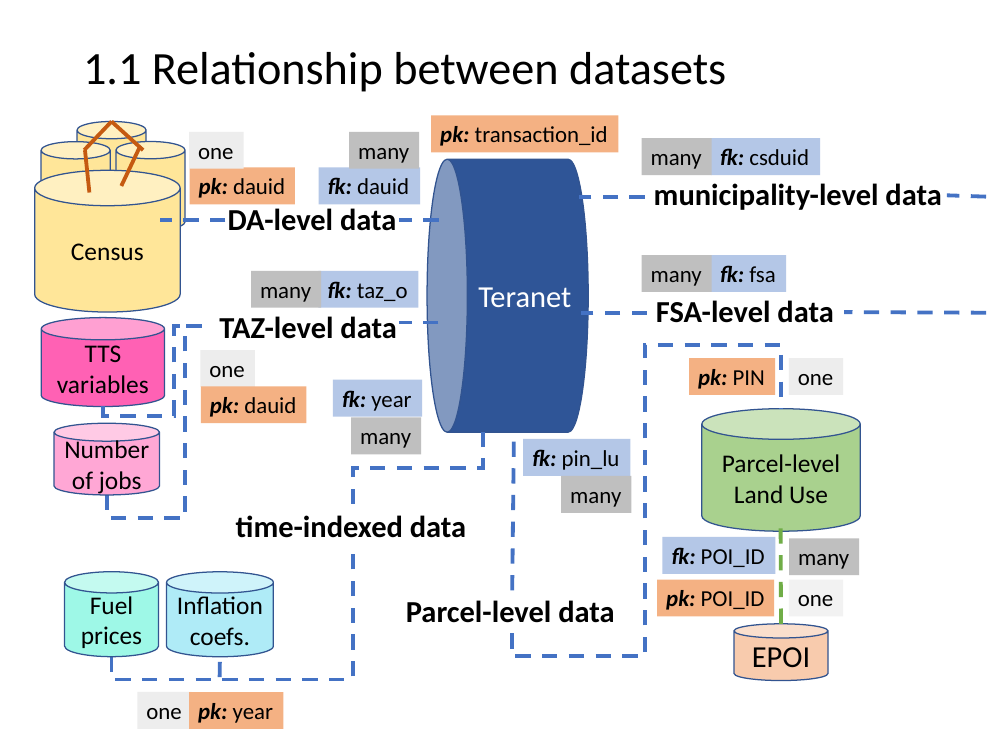
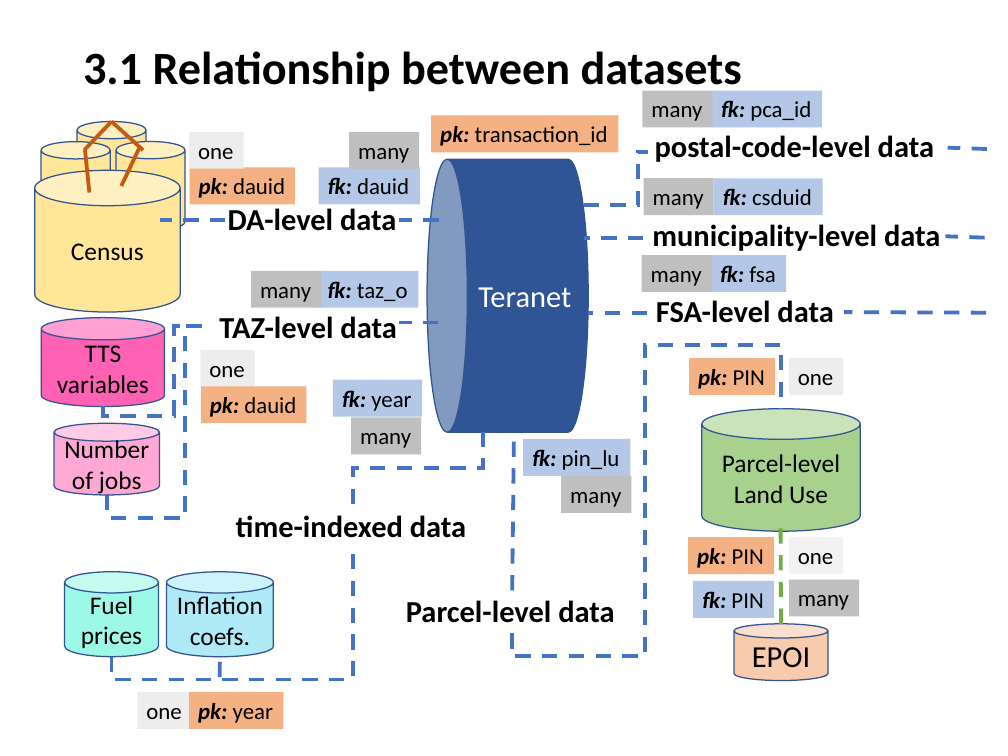
Before and after one commit to stepan-o/thesis, a slide deck: slide 10 of presentations/rdbms_design.pptx (slide 3 before the commit). Drawn at 1008x756 pixels with LibreOffice and Linux fonts; fonts in the diff are those of the drawing. Boxes give left, top, right and bottom in pixels: in the first picture for what was removed or moved away, otherwise in the second. Text is boxed around its words. In the diff, an @@ line names an element or a change of style, - is before the commit and + after.

Commit message:
update presentation with data flows and ER diagrams

```diff
--- a/presentations/rdbms_design.pptx
+++ b/presentations/rdbms_design.pptx
@@ text at (83,51,742,95): text changed; bold on @@
-1.1 Relationship between datasets
+3.1 Relationship between datasets
@@ rectangle "many": place and size @@
-rectangle "many" at (642,138,713,175)
+rectangle "many" at (643,91,713,127)
@@ rectangle "fk: pca_id": place and size @@
-rectangle "fk: pca_id" at (662,537,776,574)
+rectangle "fk: pca_id" at (713,91,823,127)
@@ text in rectangle at (721,100,811,121): text changed @@
-fk: POI_ID
+fk: pca_id
@@ text at (655,135,934,162): text changed @@
-municipality-level data
+postal-code-level data
@@ line moved from (986, 197) - (948, 196) to (987, 149) - (949, 147) @@
@@ elbow line added from (584, 206) to (649, 152), #4472C4 3 pt dashed @@
@@ rectangle added at (644,178,714,215), fill #BFBFBF, 18 pt, text #000000 @@
+many
@@ rectangle "fk: csduid": place and size @@
-rectangle "fk: csduid" at (712,138,820,175)
+rectangle "fk: csduid" at (713,178,822,215)
@@ line moved from (645, 197) - (579, 197) to (644, 238) - (584, 238) @@
@@ text added at (652,224,940,251), 24 pt, text #000000, bold @@
+municipality-level data
@@ line added from (985, 238) to (946, 236), #4472C4 3 pt dashed @@
@@ line moved from (648, 314) - (582, 314) to (648, 314) - (588, 314) @@
@@ rectangle added at (689,537,775,574), fill #F4B183, 18 pt, text #000000, bold, italic @@
+pk: PIN
@@ rectangle "one": place and size @@
-rectangle "one" at (789,580,843,617)
+rectangle "one" at (789,537,843,574)
@@ rectangle "fk: PIN": place and size @@
-rectangle "fk: PIN" at (658,580,775,617)
+rectangle "fk: PIN" at (693,581,775,617)
@@ rectangle "fk: PIN" at (693,581,775,617): fill #F4B183 to #B4C7E7 @@
@@ text in rectangle at (702,591,763,608): text changed; bold on; italic on @@
-pk: POI_ID
+fk: PIN
@@ rectangle "many": place and size @@
-rectangle "many" at (789,539,860,575)
+rectangle "many" at (789,580,860,617)
```
Also in this commit, not shown: 8 other slides changed, 9 slides added.
